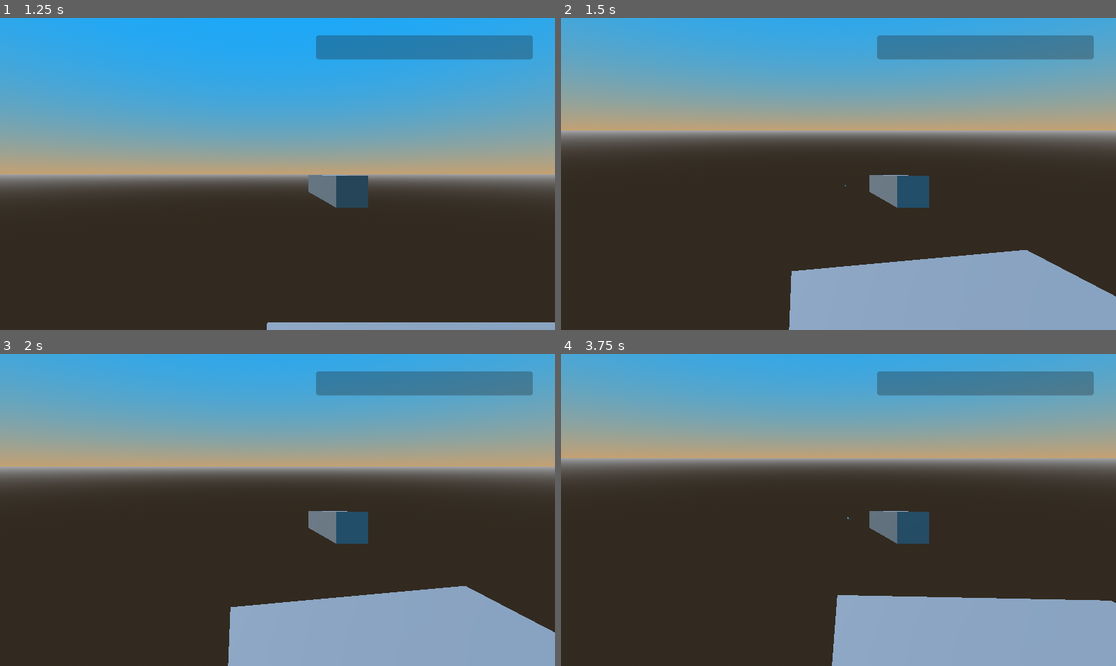
Above: before the commit, frames 1-4 (two rows, left to right).
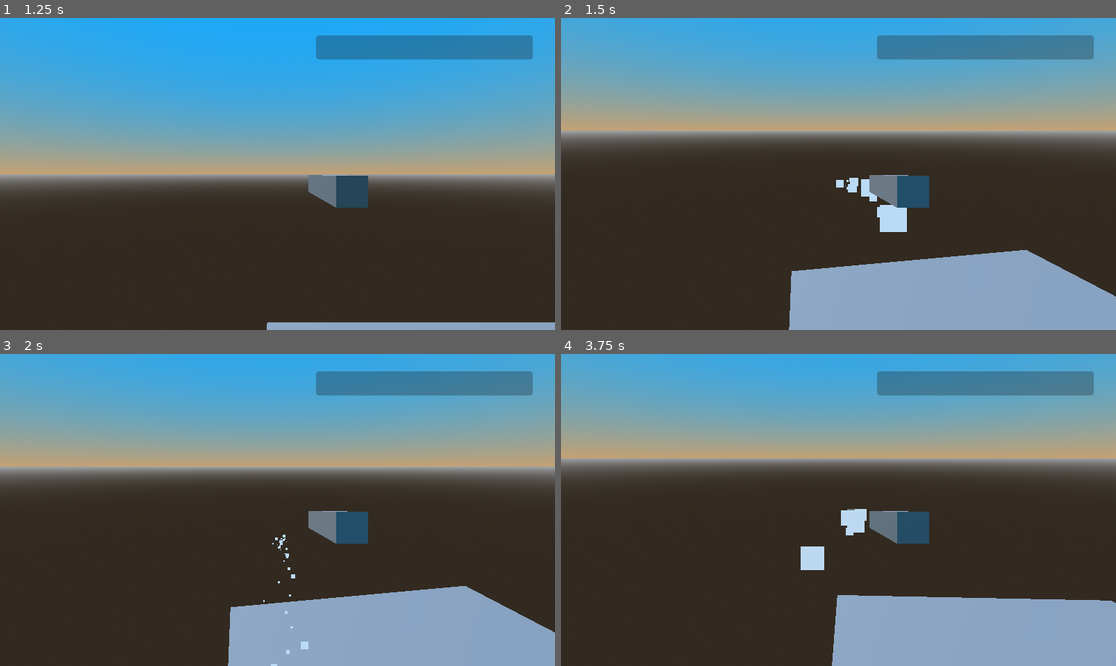
Above: after the commit, the same moments.

Repository: CodeyWinslow/brackeys_2025_1
Game: Godot game, scene res://scenes/start_scene.tscn
The game is run twice, just before and just after one commit, with the same random seed, the same clock (stepped at 60 frames per second) and the same inputs.
Inputs (mouse positions are in pixels of both pictures, inside the frame that each line leads up to):
- Up to frame 1 (1.25 s): click "Play" at 0.5 s
- Up to frame 2 (1.5 s): tap Enter at 1.25 s; move the mouse to (866, 174) at 1.27 s; press the mouse at (866, 174) at 1.28 s; hold Up from 1.28 s (still down)
- Up to frame 3 (2 s): keep holding Up
- Up to frame 4 (3.75 s): keep holding Up; move the mouse to (810, 510) at 2.02 s; release the mouse at (810, 510) at 2.03 s; right-click (810, 510) at 2.1 s; move the mouse to (849, 503) at 2.77 s; tap Tab at 2.85 s; tap Space at 3.5 s; move the mouse to (832, 516) at 3.52 s; click (832, 516) at 3.6 s

Frame 1 is identical in both runs. In frame 2, 0.7% of the frame differs, in the area x 49-63%, y 51-69%; in frame 3, 0.1%; in frame 4, 0.6%.

Commit message:
Added smoke effect to the arrows

Diff:
--- a/godot/brackeyssnipergame/prefabs/arrows/arrow_base.tscn
+++ b/godot/brackeyssnipergame/prefabs/arrows/arrow_base.tscn
@@ -1,6 +1,7 @@
-[gd_scene load_steps=5 format=3 uid="uid://cohu2xaawvkw3"]
+[gd_scene load_steps=6 format=3 uid="uid://cohu2xaawvkw3"]
 
 [ext_resource type="Script" path="res://scripts/arrow_base.gd" id="1_8vmgy"]
+[ext_resource type="PackedScene" uid="uid://b7moiyt8el657" path="res://vfx/smoke.tscn" id="2_lhfry"]
 
 [sub_resource type="BoxShape3D" id="BoxShape3D_mikyq"]
 size = Vector3(0.035, 0.03, 0.045)
@@ -10,8 +11,9 @@
 
 [sub_resource type="BoxMesh" id="BoxMesh_e71od"]
 
-[node name="Arrow" type="RigidBody3D"]
+[node name="Arrow" type="RigidBody3D" node_paths=PackedStringArray("smoke_emitter")]
 script = ExtResource("1_8vmgy")
+smoke_emitter = NodePath("Smoke")
 
 [node name="CollisionTip" type="CollisionShape3D" parent="."]
 transform = Transform3D(0.6, 0, 0, 0, 0.6, 0, 0, 0, 0.6, 0, 0, 0.113513)
@@ -38,3 +40,5 @@
 transform = Transform3D(0.066, 0, 0, 0, 0.006, 0, 0, 0, 0.026, 0, 0, -0.193319)
 mesh = SubResource("BoxMesh_e71od")
 skeleton = NodePath("../..")
+
+[node name="Smoke" parent="." instance=ExtResource("2_lhfry")]
--- a/godot/brackeyssnipergame/scripts/arrow_base.gd
+++ b/godot/brackeyssnipergame/scripts/arrow_base.gd
@@ -1,6 +1,7 @@
 extends RigidBody3D
 
 @export var launch_force = 20.0
+@export var smoke_emitter : CPUParticles3D
 
 var stuck := false
 
@@ -26,4 +27,8 @@
 	collision_mask = 0
 
 	# Attach arrow to the hit object (optional, prevents floating)
-	reparent(body, true)
+	call_deferred("_stick_to_body", body)
+
+func _stick_to_body(body):
+	reparent(body, true)  # Reparent safely after physics processing
+	smoke_emitter.emitting = false;
--- /dev/null
+++ b/godot/brackeyssnipergame/vfx/smoke.tscn
@@ -0,0 +1,34 @@
+[gd_scene load_steps=4 format=3 uid="uid://b7moiyt8el657"]
+
+[sub_resource type="StandardMaterial3D" id="StandardMaterial3D_cghur"]
+transparency = 1
+vertex_color_use_as_albedo = true
+emission_enabled = true
+emission = Color(1, 1, 1, 1)
+emission_energy_multiplier = 0.7
+billboard_mode = 3
+billboard_keep_scale = true
+particles_anim_h_frames = 1
+particles_anim_v_frames = 1
+particles_anim_loop = false
+
+[sub_resource type="PlaneMesh" id="PlaneMesh_jbofb"]
+material = SubResource("StandardMaterial3D_cghur")
+size = Vector2(0.1, 0.1)
+orientation = 2
+
+[sub_resource type="Gradient" id="Gradient_7uy45"]
+offsets = PackedFloat32Array(0, 0.0181818, 0.916364, 1)
+colors = PackedColorArray(1, 1, 1, 0, 1, 1, 1, 1, 1, 1, 1, 1, 1, 1, 1, 0)
+
+[node name="Smoke" type="CPUParticles3D"]
+amount = 128
+lifetime = 2.0
+randomness = 1.0
+mesh = SubResource("PlaneMesh_jbofb")
+emission_shape = 1
+emission_sphere_radius = 0.2
+direction = Vector3(0, 1, 0)
+initial_velocity_max = 1.0
+scale_amount_min = 0.25
+color_ramp = SubResource("Gradient_7uy45")
